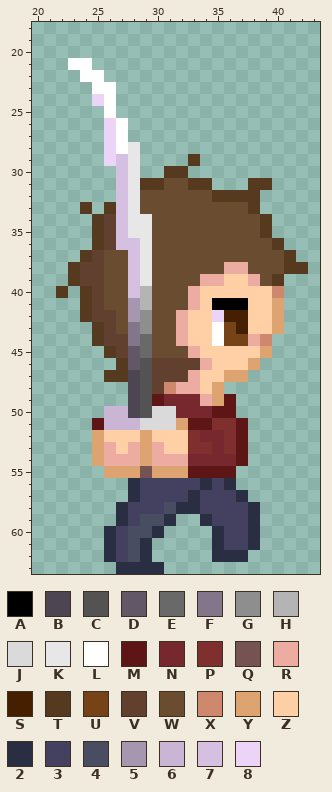
Pixel-art sprite -- Assets/Resources/Sprites/Items/Special Attack/Katana/katana_special_droite3.png. The first picture shows the starting point.
The file is 64x64 pixels. Shown: x 20..43, y 18..63.
Palette (. is transparent): A #000000  B #4d4551  C #535353  D #615767  E #696969  F #83768b  G #8e8e8e  H #b4b4b4  J #dadada  K #e7e7e7  L #ffffff  M #5d1515  N #77272e  P #802f2f  Q #765353  R #ecaca1  S #442000  T #553a20  U #754317  V #62402f  W #6a4c30  X #cd886e  Y #dda371  Z #ffcfa5  2 #2a2e43  3 #444060  4 #494d62  5 #a796b0  6 #cab5d5  7 #d6c0e2  8 #ecd4f9
Pixels before, first column x 22:
21 .LL..................
22 ..LL.................
23 ...LL................
24 ...8L................
25 ....L................
26 ....8L...............
27 ....8L...............
28 ....8LK..............
29 ....87K....T.........
30 .....7K..TT..........
31 .....7KTTWWTT...TT...
32 .....7KWWWWWWTTTT....
33 ..T.T7KWWWWWWWWWT....
34 ...TV7KKWWWWWWWWWT...
35 ...TV7KKWWWWWWWWWT...
36 ...TV77KWWWWWWWWWWT..
37 ..TVWW7KWWWWWWWWWWWT.
38 .TVVWW7KWWWWWWRRWWWTT
39 .TVVWW7KWWWWRRZZRWT..
40 T.TVWW7HWWWRZZZZZZX..
41 ..TVWW5HWWWRZAAAZZY..
42 ..TVVW5GWWRZZ8SSZZY..
43 ...TVWFGWWRZZLUSZZY..
44 ...TVVFEWWRZZLUURX...
45 ....TVDEWWWRZZZZZY...
46 .....TDCVVVVRZZZY....
47 ....TTBCVVVRZZYY.....
48 ......BCVXRRZY.......
49 ......BCMNNNRYM......
50 ....66BCJJNNNMM......
51 ...M666JJJYMMPPM.....
52 ...YZZZYZZZPNNPM.....
53 ...YRZRYRZZPPNPM.....
54 ...YRRRYRRRNNNNM.....
55 ....YYYQYYYMMMM......
56 ......233333232......
57 ......2333323332.....
58 .....233342233332....
59 .....23442..23332....
60 ....23442....2332....
61 ....2342.....2332....
62 ....2342.....222.....
63 .....2222............
The same view after the edit:
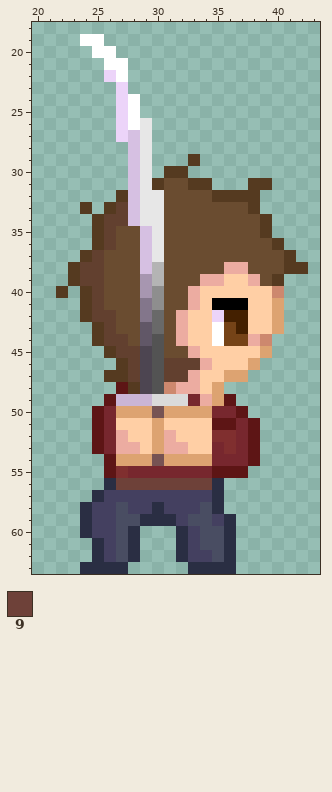
Colours new in this view: 9 #6e4139
Edits made:
y 19: x 24..25 .. -> LL
y 20: x 25..26 .. -> LL
y 21: x 23..24 LL -> ..; x 26..27 .. -> LL
y 22: x 24..27 LL.. -> ..8L
y 23: x 25..27 LL. -> ..8
y 24: x 25..28 8L.. -> ..8L
y 25: x 26..28 L.. -> .8L
y 26: x 26..29 8L.. -> .8LK
y 27: x 26..29 8L.. -> .87K
y 28: x 26..29 8LK. -> ..7K
y 29: x 26..29 87K. -> ..7K
y 30: x 27..29 7K. -> .7K
y 31: x 27..29 7KT -> .7K
y 32: x 27..30 7KWW -> T7KK
y 33: x 27..30 7KWW -> V7KK
y 34: x 27..28 7K -> V7; x 30 W -> K
y 35: x 27..30 7KKW -> WW7K
y 36: x 27..30 77KW -> WW7K
y 37: x 28..30 7KW -> W7K
y 38: x 28..30 7KW -> W7H
y 39: x 28..30 7KW -> W5H
y 40: x 28..30 7HW -> W5G
y 41: x 28..30 5HW -> WFG
y 42: x 28..30 5GW -> WFE
y 43: x 28..30 FGW -> WDE
y 44: x 28..30 FEW -> WDC
y 45: x 28..30 DEW -> VBC
y 46: x 28..30 DCV -> VBC
y 47: x 28..30 BCV -> VBC
y 48: x 27..30 .BCV -> MTBC
y 49: x 26..32 ..BCMNN -> M666JJJ
y 50: x 25..37 .66BCJJNNNMM. -> MNYYYQYYYYNNM
y 51: x 26..38 666JJJYMMPPM. -> NZZZYZZZZMMNM
y 52: x 25..27 YZZ -> MNR; x 29..31 YZZ -> ZYR; x 33..35 PNN -> ZZP; x 37..38 M. -> NM
y 53: x 25..27 YRZ -> MNR; x 29..34 YRZZPP -> ZYRRZZ; x 37..38 M. -> NM
y 54: x 25..28 YRRR -> .MYY; x 30..34 RRRNN -> QYYYY; x 37..38 M. -> NM
y 55: x 26..34 YYYQYYYMM -> MPNNNNNNN; x 37 . -> M
y 56: x 26..36 ..233333232 -> 2999999992.
y 57: x 25..28 ...2 -> 2333; x 33 2 -> 3; x 35..37 332 -> 2..
y 58: x 24..27 ...2 -> 2334; x 30..38 342233332 -> 233342...
y 59: x 24..30 ...2344 -> 2334422; x 32..34 ..2 -> 344; x 36..38 332 -> 2..
y 60: x 24..30 ..23442 -> 23342..; x 32..38 ...2332 -> 23442..
y 61: x 25..29 .2342 -> 2342.; x 32..38 ...2332 -> 23442..
y 62: x 25..29 .2342 -> 2342.; x 32..35 ...2 -> 2334; x 37 2 -> .
y 63: x 24..26 ... -> 222; x 28..30 222 -> ...; x 33..36 .... -> 2222
Changed places in both pictures, as pixel boxes (x1, y1, x2, y2):
changed: (68, 34, 260, 574)
